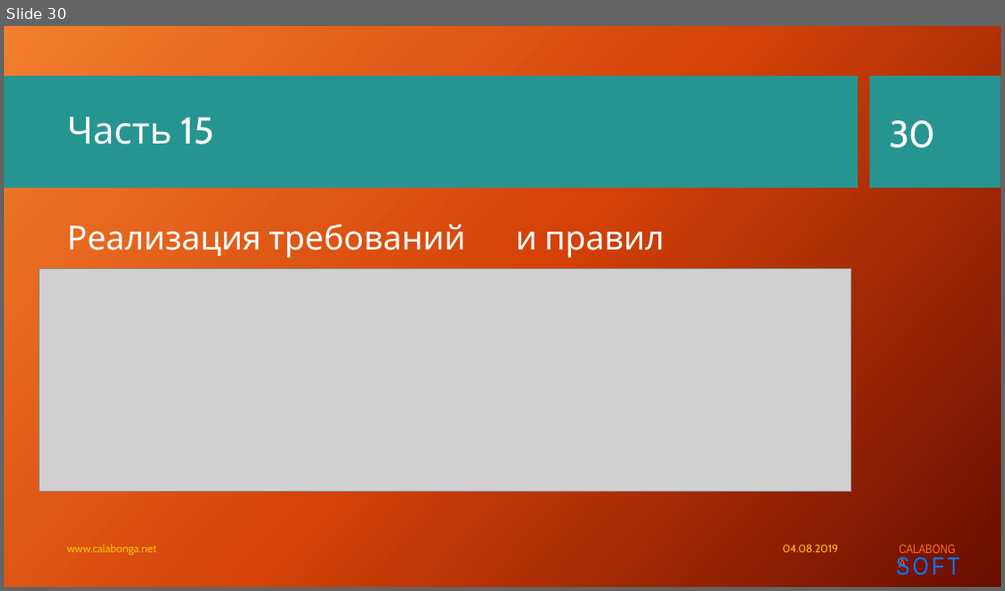
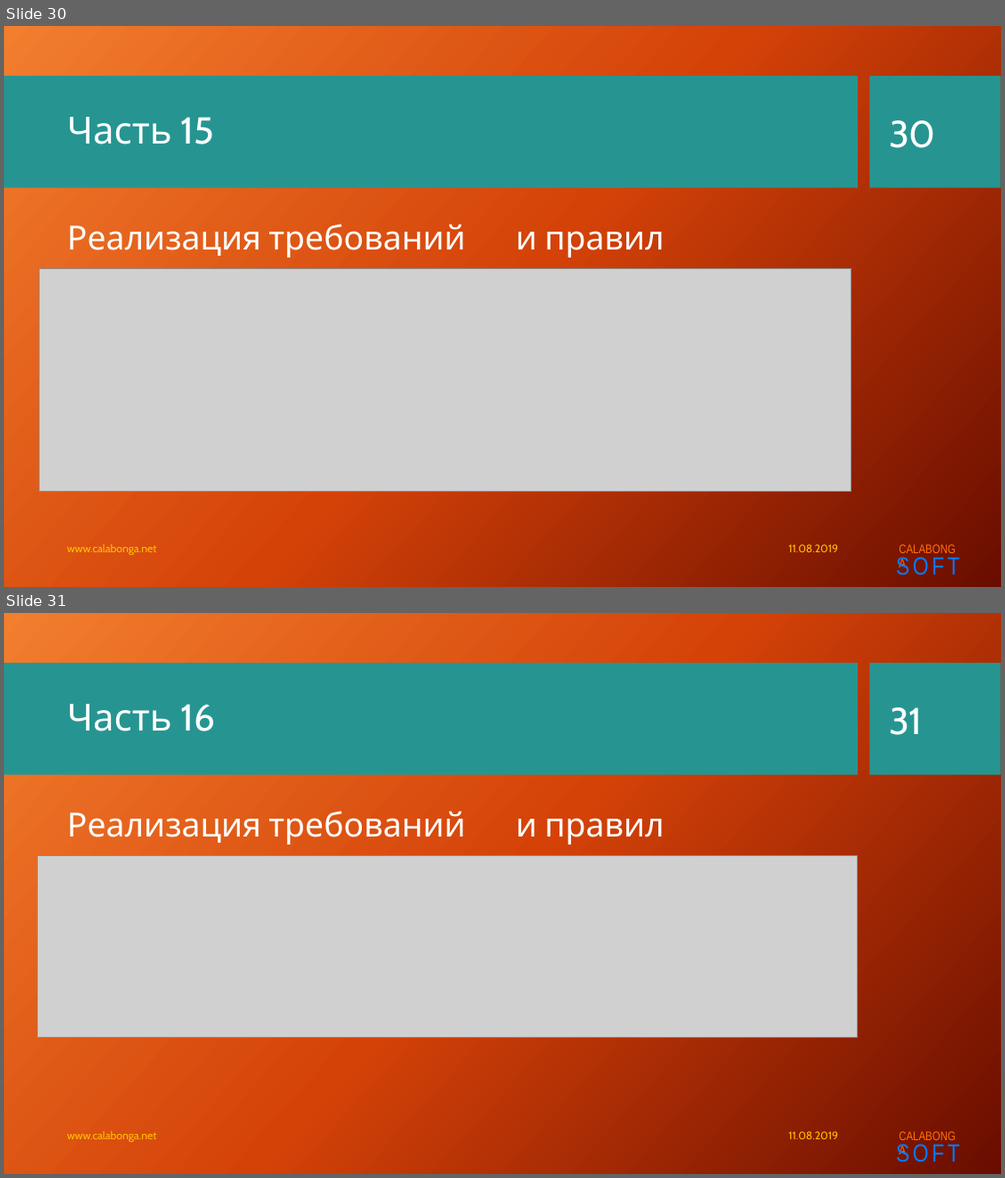
Before and after one commit to Calabonga/Calabonga.Catalog, a slide deck: Presentation/Calabonga.Catalog.pptx. Shown one above the other, each under a label of ours: slide 30 before the commit, slides 30 and 31 after it. The pictures are 1005x591 and 1005x1178 pixels, drawn with LibreOffice and Linux fonts; fonts in the diff are those of the drawing; grey boxes stand for pictures; background and template pictures are left out. Boxes give left, top, right and bottom in pixels: in the first picture for what was removed or moved away, otherwise in the second. Text is boxed around its words. In the diff, an @@ line names an element or a change of style, - is before the commit and + after.

```diff
--- a/Presentation/Calabonga.Catalog.pptx
+++ b/Presentation/Calabonga.Catalog.pptx
@@ slide 31 added at box(4, 613, 1001, 1174), background picture (left out); not listed: 4 template elements that a slide beside it also shows @@
@@ title added at box(67, 704, 215, 731), 36 pt, text #FFFFFF @@
+Часть 16
@@ page number added at box(889, 707, 922, 735), 36 pt, text #FFFFFF @@
+31
@@ text added at box(67, 811, 663, 844), 32 pt, text #FFFFFF @@
+Реализация требований и правил
@@ picture added at box(38, 856, 858, 1037) @@
@@ text added at box(67, 1131, 157, 1142), 10.5 pt, text #FFC000 @@
+www.calabonga.net
@@ text added at box(788, 1131, 838, 1139), 10.5 pt, text #FFC000 @@
+11.08.2019
@@ slide 30 changed as well @@
@@ text at box(788, 544, 838, 552): text changed @@
-04.08.2019
+11.08.2019
```
Also in this commit, not shown: 28 other slides changed, 11 other files.
